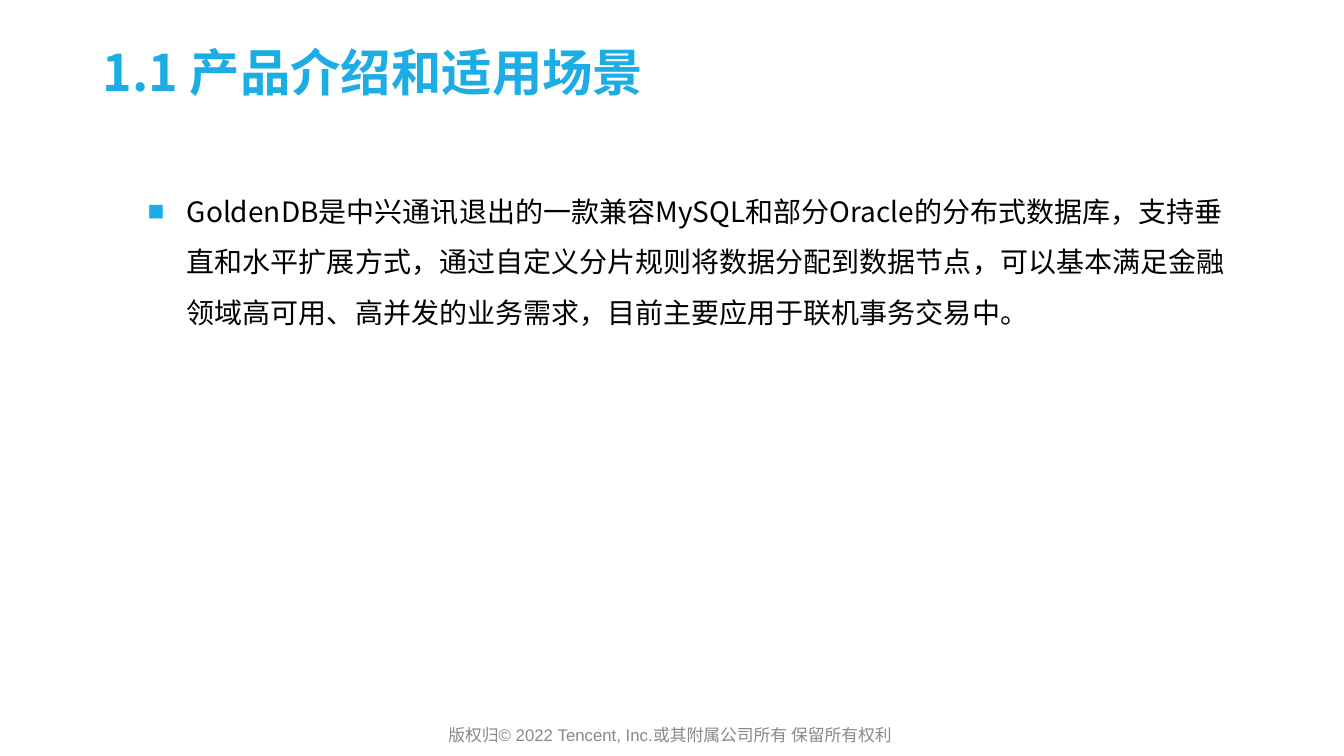
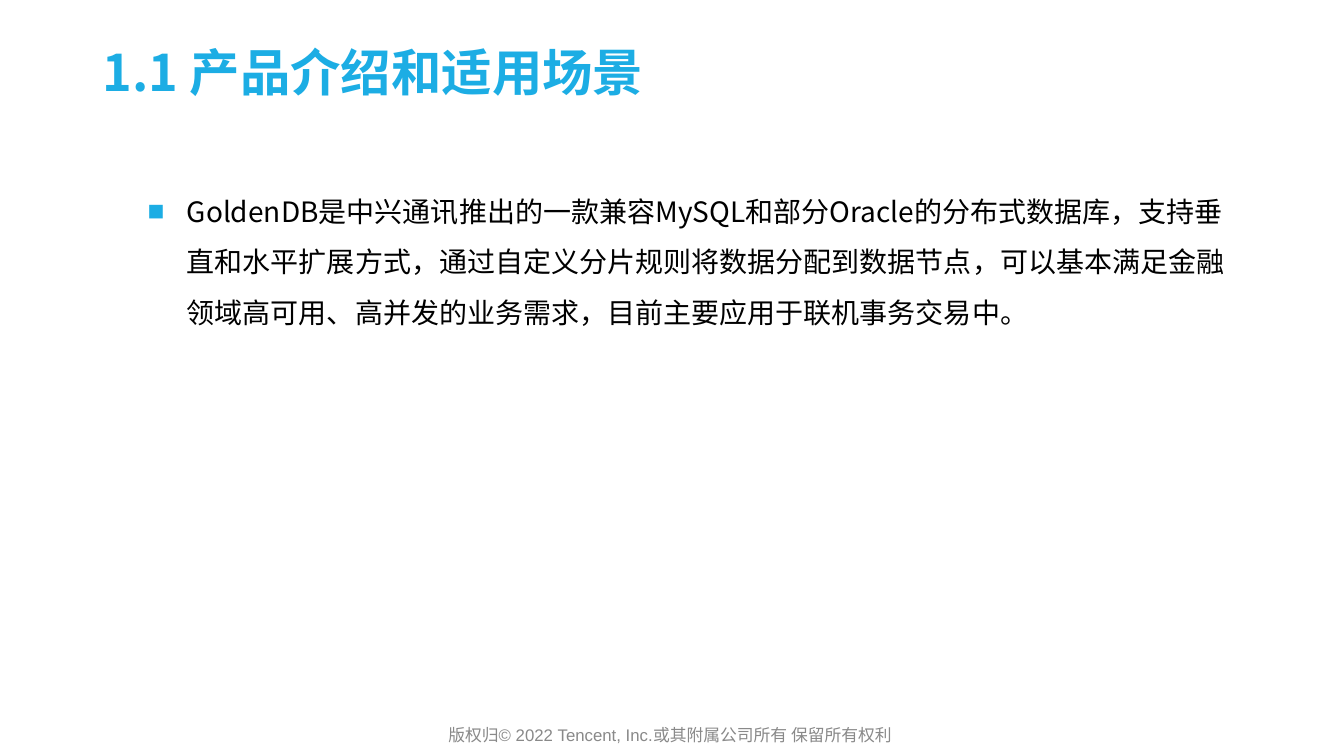
Before and after one commit to yedushusheng/mysql-learning, a slide deck: slide 4 of 28. OLTP/GoldenDB产品简介及架构解析.pptx. Drawn at 1344x756 pixels with LibreOffice and Linux fonts; fonts in the diff are those of the drawing; background and template pictures are left out. Boxes give left, top, right and bottom in pixels: in the first picture for what was removed or moved away, otherwise in the second. Text is boxed around its words. In the diff, an @@ line names an element or a change of style, - is before the commit and + after.

```diff
--- a/28. OLTP/GoldenDB产品简介及架构解析.pptx
+++ b/28. OLTP/GoldenDB产品简介及架构解析.pptx
@@ text at [187,198,1225,326]: text changed @@
-  ■ GoldenDB是中兴通讯退出的一款兼容MySQL和部分Oracle的分布式数据库，支持垂直和水平扩展方式，通过自定义分片规则将数据分配到数据节点，可以基本满足金融领域高可用、高并发的业务需求，目前主要应用于联机事务交易中。
+  ■ GoldenDB是中兴通讯推出的一款兼容MySQL和部分Oracle的分布式数据库，支持垂直和水平扩展方式，通过自定义分片规则将数据分配到数据节点，可以基本满足金融领域高可用、高并发的业务需求，目前主要应用于联机事务交易中。
```
Also in this commit, not shown: 3 other slides changed.
